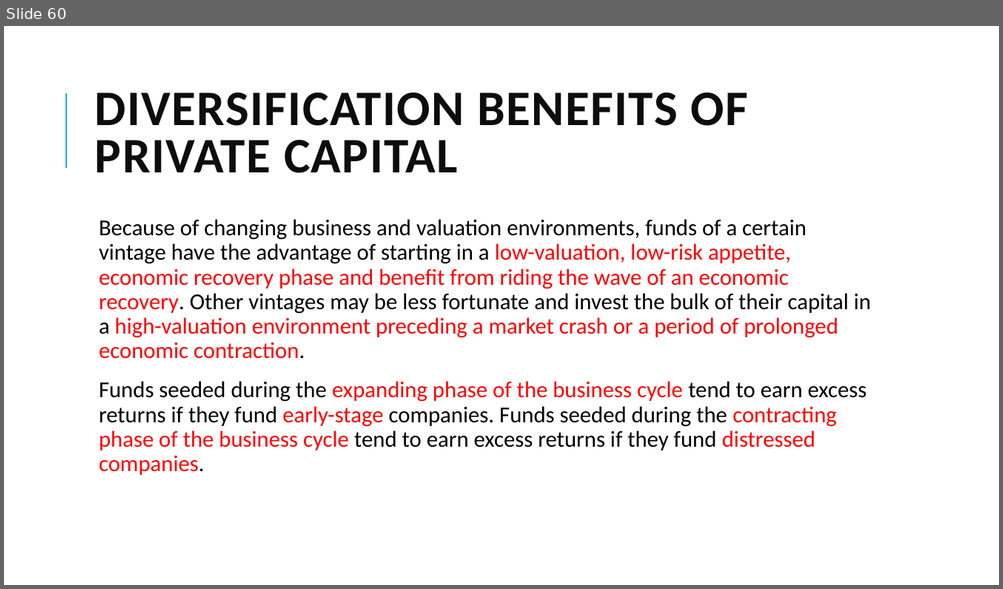
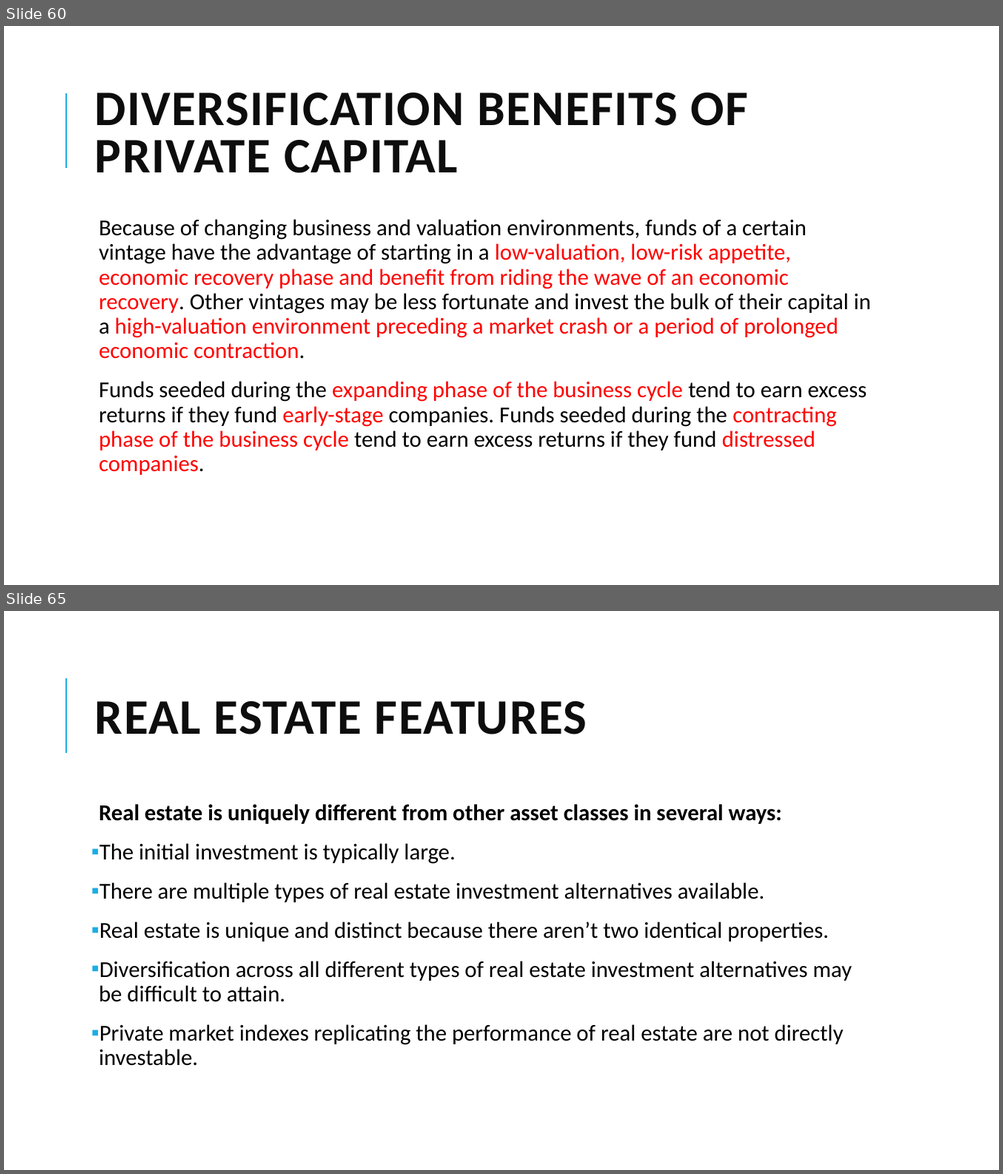
Before and after one commit to Isco0530/data, a slide deck: 2024Alternative.pptx. Shown one above the other, each under a label of ours: slide 60 before the commit, slides 60 and 65 after it; the slides between them are not shown. The pictures are 1003x589 and 1003x1174 pixels, drawn with LibreOffice and Linux fonts; fonts in the diff are those of the drawing. Boxes give left, top, right and bottom in pixels: in the first picture for what was removed or moved away, otherwise in the second. Text is boxed around its words. In the diff, an @@ line names an element or a change of style, - is before the commit and + after.

```diff
--- a/2024Alternative.pptx
+++ b/2024Alternative.pptx
@@ slide 65 added at [4, 611, 999, 1170], background #FFFFFF; not listed: 1 template element that a slide beside it also shows @@
@@ title added at [95, 701, 586, 735], 48 pt, text #0D0D0D, bold @@
+REAL ESTATE FEATURES
@@ text added at [99, 804, 852, 1066], 22 pt, text #000000 @@
+  Real estate is uniquely different from other asset classes in several ways:
+▪ The initial investment is typically large.
+▪ There are multiple types of real estate investment alternatives available.
+▪ Real estate is unique and distinct because there aren’t two identical properties.
+▪ Diversification across all different types of real estate investment alternatives may be difficult to attain.
+▪ Private market indexes replicating the performance of real estate are not directly investable.
```
Also in this commit, not shown: 8 other slides added.
